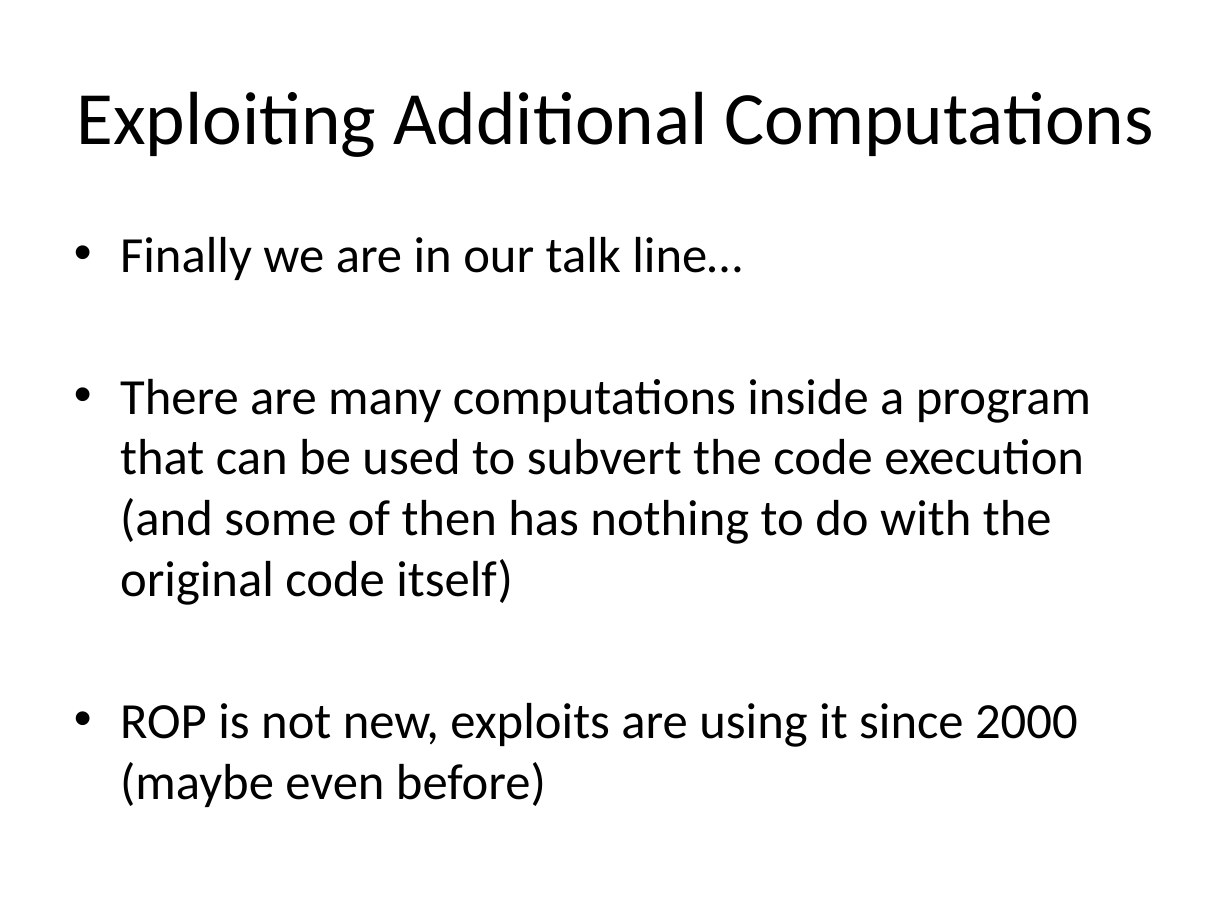
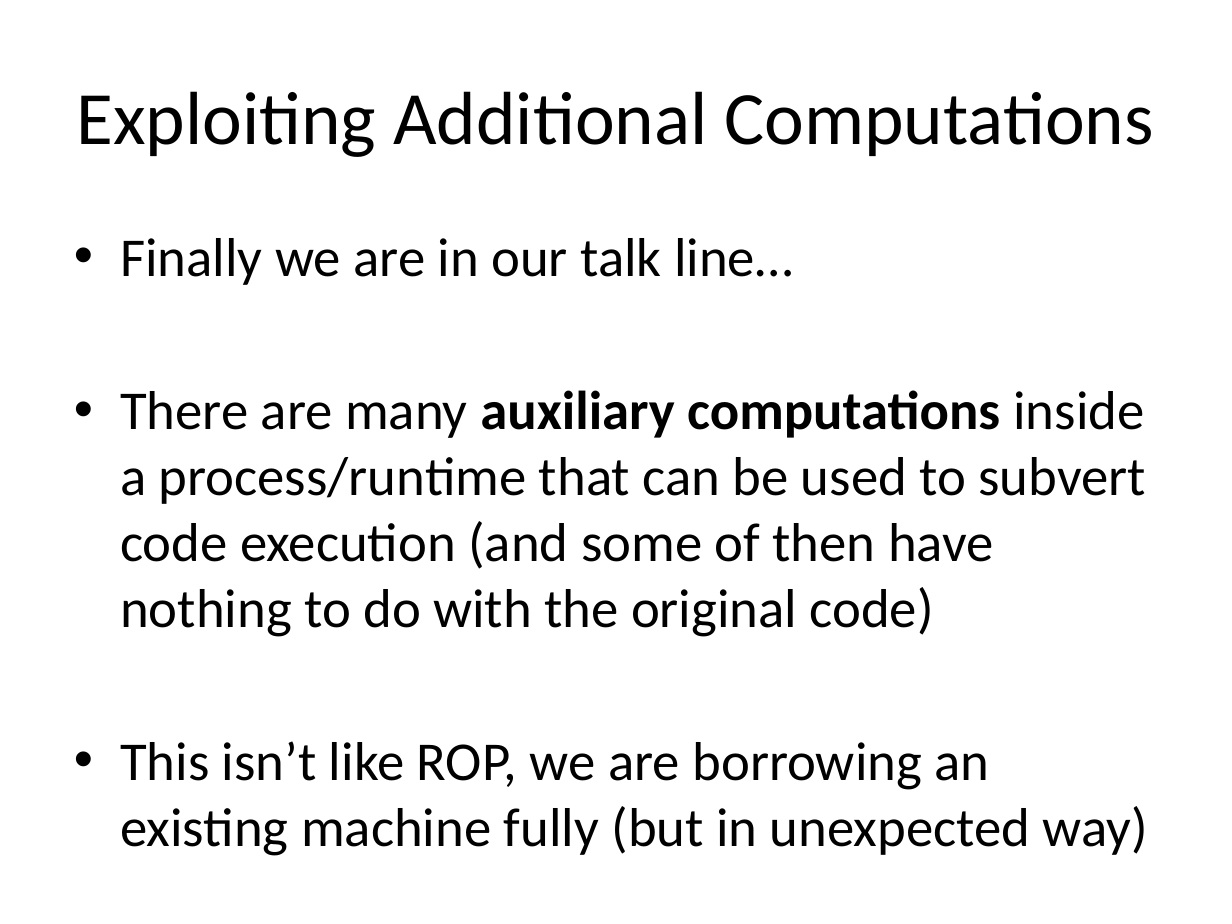
Before and after one commit to rrbranco/Defcon2012, a slide deck: slide 7 of JamesSergeyRodrigoDefcon2012.pptx. Drawn at 1232x924 pixels with LibreOffice and Linux fonts; fonts in the diff are those of the drawing. Boxes give left, top, right and bottom in pixels: in the first picture for what was removed or moved away, otherwise in the second. Text is boxed around its words. In the diff, an @@ line names an element or a change of style, - is before the commit and + after.

Commit message:
Updated version of the presentation (final version)

```diff
--- a/JamesSergeyRodrigoDefcon2012.pptx
+++ b/JamesSergeyRodrigoDefcon2012.pptx
@@ text at (120,238,793,285): size 29.6 to 32 pt in "Finally we are in our talk line…" @@
@@ text at (120,390,1148,855): text changed; size 29.6 to 32 pt @@
-• There are many computations inside a program that can be used to subvert the code execution (and some of then has nothing to do with the original code itself)
-• ROP is not new, exploits are using it since 2000 (maybe even before)
+• There are many auxiliary computations inside a process/runtime that can be used to subvert code execution (and some of then have nothing to do with the original code)
+• This isn’t like ROP, we are borrowing an existing machine fully (but in unexpected way)
```
Also in this commit, not shown: 10 other slides changed, 1 slide added, 1 slide removed.
